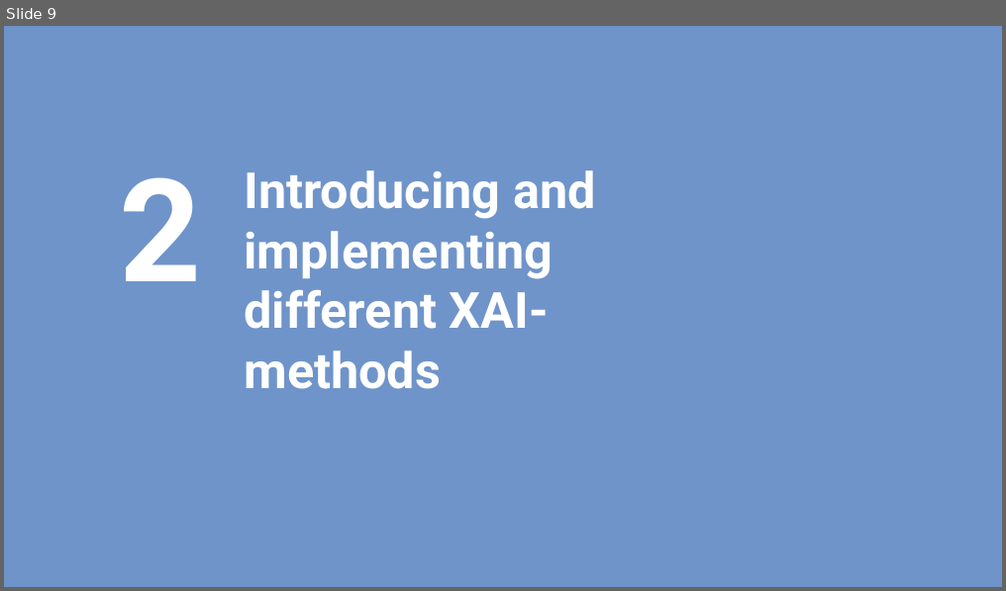
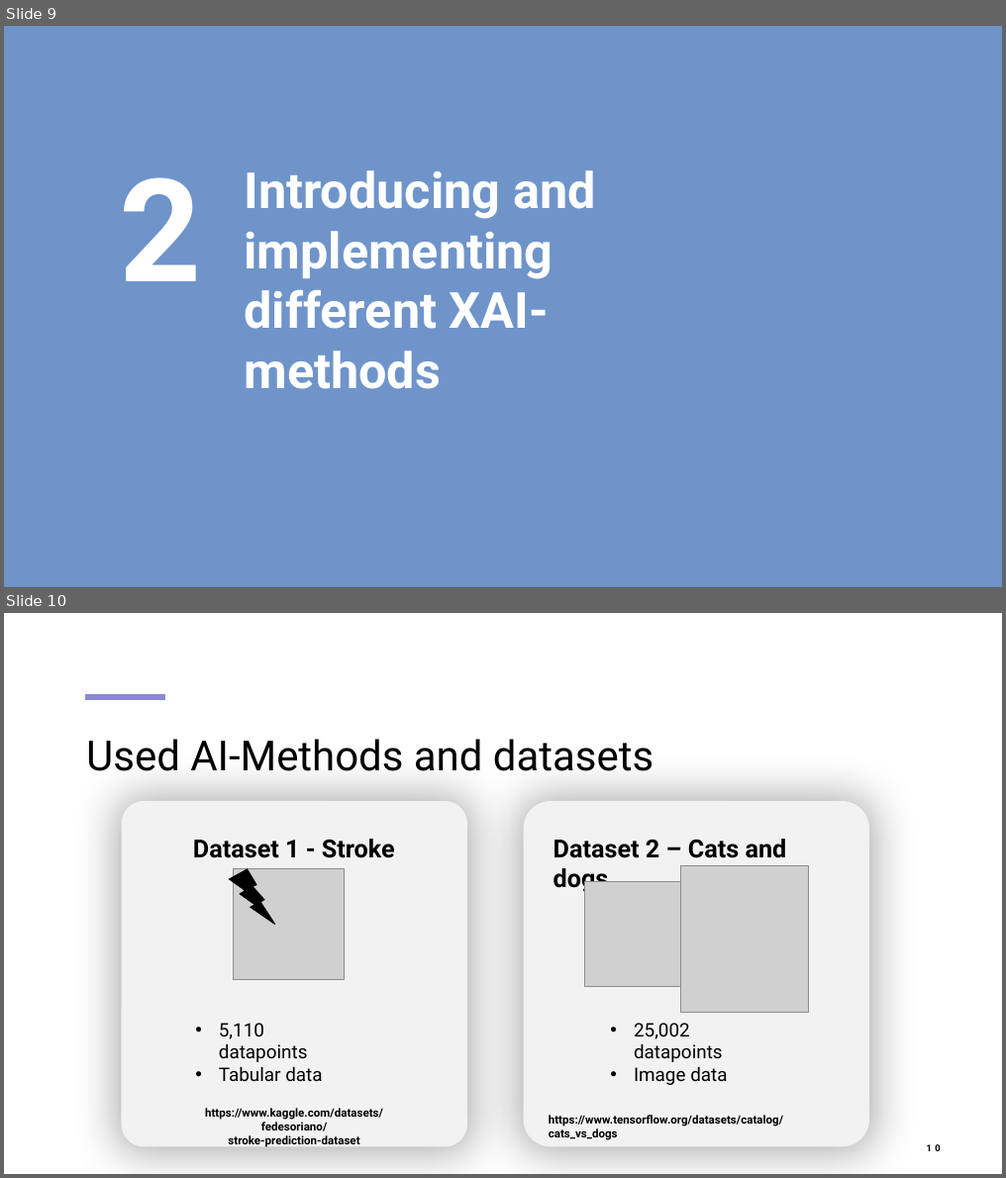
Before and after one commit to mahmouddraz/xai, a slide deck: Presentation Workshop.pptx. Shown one above the other, each under a label of ours: slide 9 before the commit, slides 9 and 10 after it. The pictures are 1006x591 and 1006x1178 pixels, drawn with LibreOffice and Linux fonts; fonts in the diff are those of the drawing; grey boxes stand for pictures. Boxes give left, top, right and bottom in pixels: in the first picture for what was removed or moved away, otherwise in the second. Text is boxed around its words. In the diff, an @@ line names an element or a change of style, - is before the commit and + after.

Commit message:
added information about datasets and ai methods to the presentatiton

```diff
--- a/Presentation Workshop.pptx
+++ b/Presentation Workshop.pptx
@@ slide 10 added at (4,613,1002,1174), background #FFFFFF @@
@@ line added from (85, 697) to (165, 697), #8A89D3 6 pt @@
@@ title added at (86,739,653,771), 40 pt, text #000000 @@
+Used AI-Methods and datasets
@@ group added at (122,801,467,1147): 2 texts, 1 rounded rectangle, 1 picture, 1 lightning bolt @@
+Dataset 1 - Stroke
+• 5,110 datapoints
+• Tabular data
@@ group added at (524,801,869,1147): 2 texts, 2 pictures, 1 rounded rectangle @@
+Dataset 2 – Cats and dogs
+• 25,002 datapoints
+• Image data
@@ text added at (205,1108,383,1148), 11 pt, text #000000, bold @@
+https://www.kaggle.com/datasets/fedesoriano/
+stroke-prediction-dataset
@@ text added at (548,1115,783,1141), 11 pt, text #000000, bold @@
+https://www.tensorflow.org/datasets/catalog/cats_vs_dogs
@@ page number added at (927,1145,941,1152), 9 pt, text #000000, bold @@
+10
```
Also in this commit, not shown: 3 slides changed, 1 other slide added, 1 other file.
